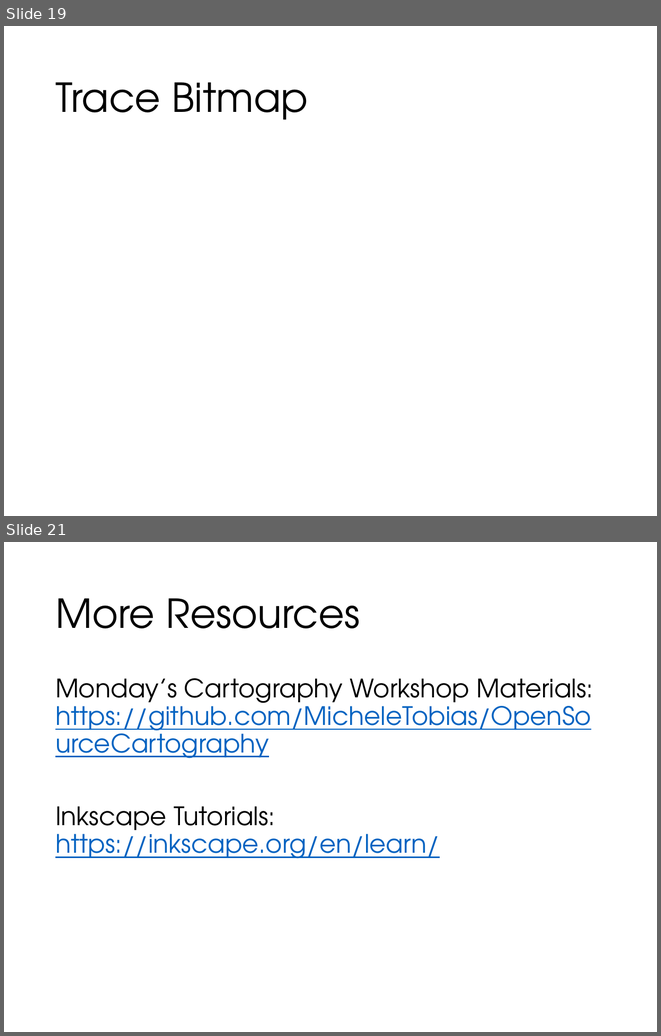
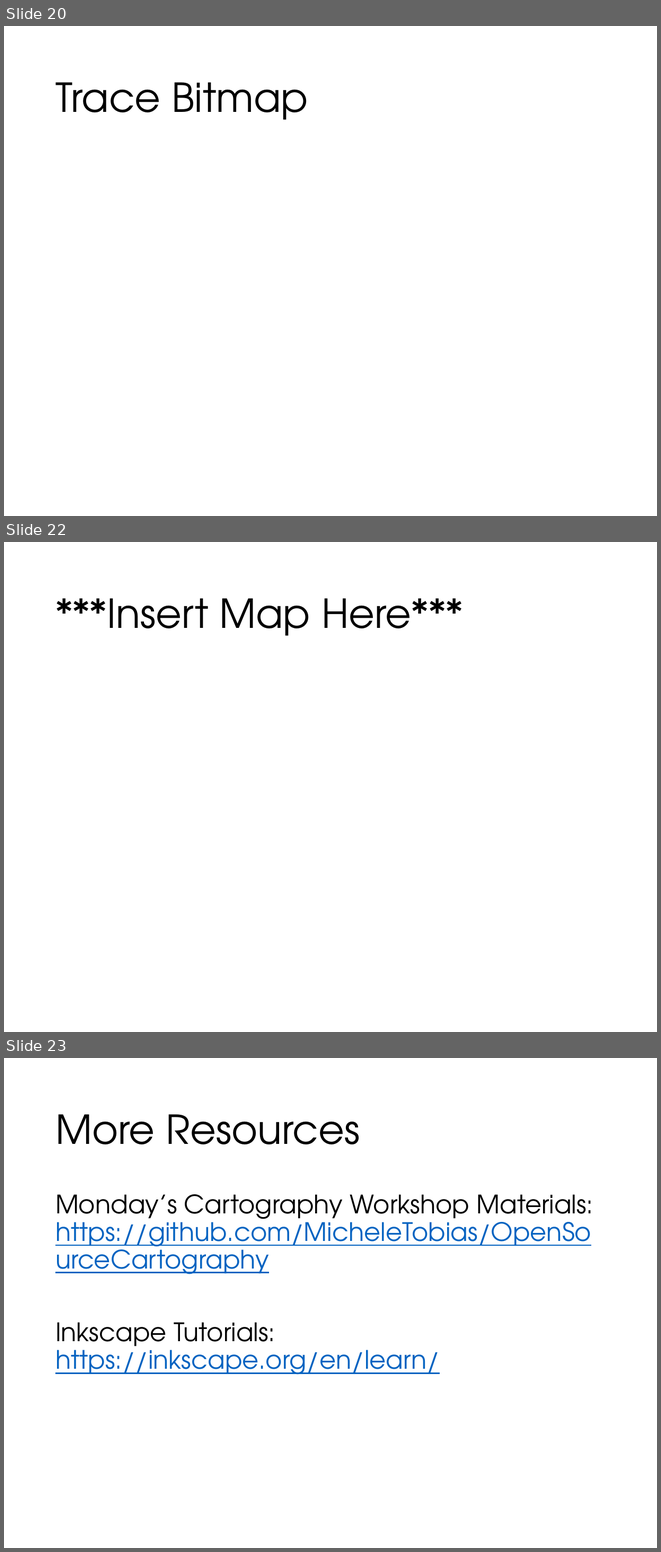
Before and after one commit to MicheleTobias/OpenSourceCartography, a slide deck: Talk/Slides/Custom QGIS Symbols with Inkscape.pptx. Shown one above the other, each under a label of ours: slides 19 and 21 before the commit, slides 20, 22 and 23 after it; the slides between them are not shown. The pictures are 661x1036 and 661x1552 pixels, drawn with LibreOffice and Linux fonts; fonts in the diff are those of the drawing; background and template pictures are left out. Boxes give left, top, right and bottom in pixels: in the first picture for what was removed or moved away, otherwise in the second. Text is boxed around its words. In the diff, an @@ line names an element or a change of style, - is before the commit and + after.

Commit message:
more slides

```diff
--- a/Talk/Slides/Custom QGIS Symbols with Inkscape.pptx
+++ b/Talk/Slides/Custom QGIS Symbols with Inkscape.pptx
@@ slide 22 added at <box>4,542,657,1032</box>, background picture (left out) @@
@@ title added at <box>55,598,463,636</box>, 44 pt, text #000000 @@
+***Insert Map Here***
@@ what was slide 19 is now slide 20 @@
@@ what was slide 21 is now slide 23 @@
```
Also in this commit, not shown: 1 slide changed, 1 other slide added, 3 other files.
